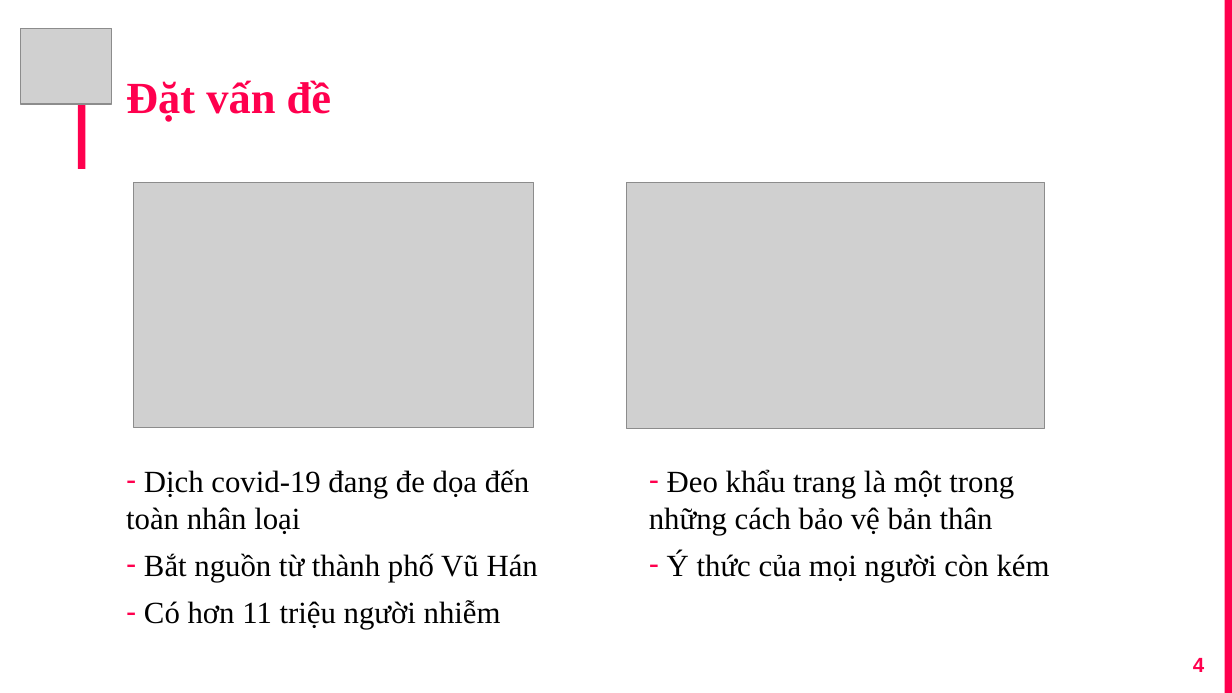
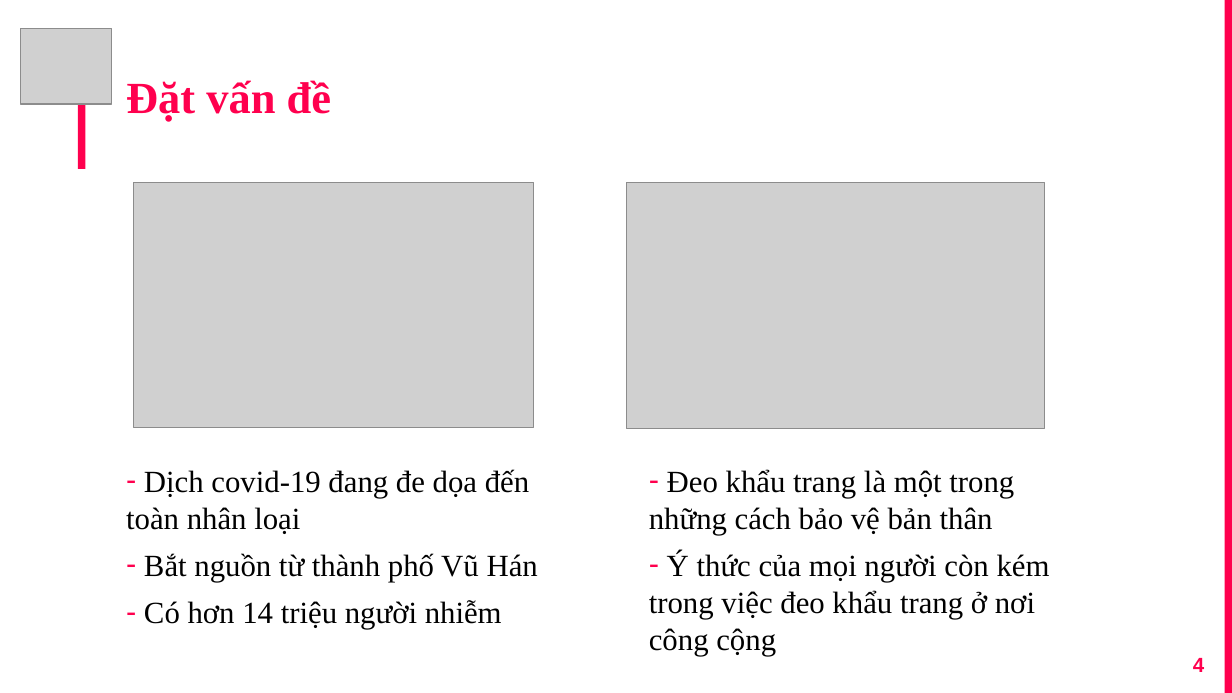
Before and after one commit to ducxd11041999/MaskDetectionV2, a slide deck: slide 4 of Presentation.pptx. Drawn at 1232x693 pixels with LibreOffice and Linux fonts; fonts in the diff are those of the drawing; grey boxes stand for pictures. Boxes give left, top, right and bottom in pixels: in the first picture for what was removed or moved away, otherwise in the second. Text is boxed around its words. In the diff, an @@ line names an element or a change of style, - is before the commit and + after.

```diff
--- a/Presentation.pptx
+++ b/Presentation.pptx
@@ text at [649,552,1050,656]: text changed @@
-– Ý thức của mọi người còn kém
+– Ý thức của mọi người còn kém trong việc đeo khẩu trang ở nơi công cộng
@@ text at [144,600,502,629]: text changed @@
-– Có hơn 11 triệu người nhiễm
+– Có hơn 14 triệu người nhiễm
```
Also in this commit, not shown: 7 other slides changed, 6 other files.
